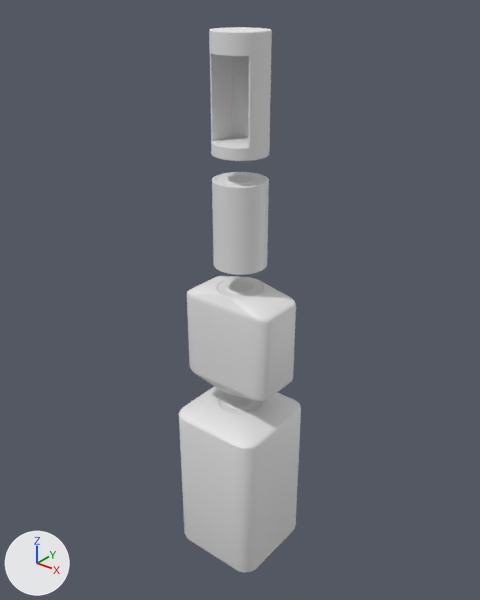
Before and after pictures for a commit that changed the Blender file Assets/hangar-extension-XL.blend.
Before and after are seen from a camera (50 mm lens) standing at (17.9, -22.4, 24.3) and looking at (-0.4, 0.5, 10.1). The axes (+X, +Y, +Z) are drawn at lower left. The lights are the same throughout.
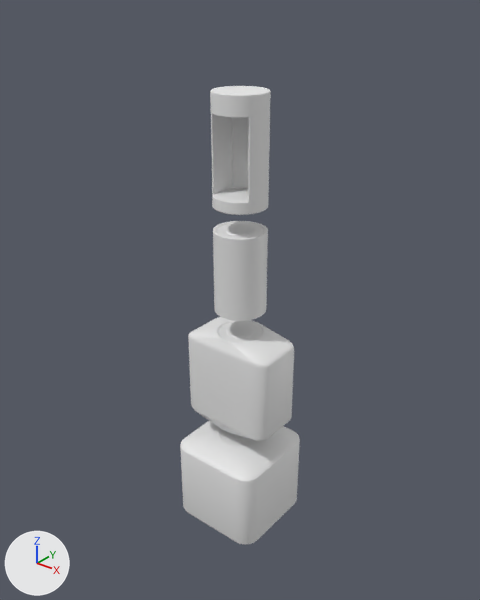
Commit message: Shortened the XL extension.

Location of each change, [x1, y1, x2, y2] in pixels of the pictures (480 x 600 px):
```json
{"object": "Cube", "change": "deleted", "before": [179, 386, 301, 573]}
{"object": "Cube.001", "change": "moved", "before": [187, 276, 296, 401], "after": [188, 317, 294, 441]}
{"object": "hangar-extension-XL", "change": "added", "after": [180, 421, 300, 545]}
{"object": "inline-hangar", "change": "moved", "before": [209, 27, 272, 161], "after": [210, 86, 271, 215]}
{"object": "Cylinder", "change": "moved", "before": [212, 172, 269, 275], "after": [213, 221, 268, 321]}
```

The change, as JSON lines over the scene's bpy script:
```json
{"op": "add", "block": "me_cube_1", "code": ["me_cube_1 = bpy.data.meshes.new('Cube')", "me_cube_1.from_pydata(...)  # 240 vertices, 218 faces; spans x -2.5..2.5, y -2.5..2.5, z 0.0..2.65", "me_cube_1.polygons.foreach_set('use_smooth', [True] * 218)"]}
{"op": "set", "path": "ob_cube_001.location", "old": "(0.0, 0.0, 8.43)", "new": "(0.0, 0.0, 6.09)"}
{"op": "set", "path": "ob_cylinder.location", "old": "(0.0, 0.0, 14.27)", "new": "(0.0, 0.0, 11.94)"}
{"op": "remove", "block": "ob_cube", "code": ["ob_cube = bpy.data.objects.new('Cube', me_cube)", "ob_cube.location = (0.0, 0.0, 0.0)", "_m = ob_cube.modifiers.new('Mirror', 'MIRROR')", "_m.use_axis = (False, False, True)"]}
{"op": "set", "path": "ob_inline_hangar.location", "old": "(0.0, 0.0, 19.89)", "new": "(0.0, 0.0, 17.56)"}
{"op": "add", "block": "ob_hangar_extension_xl", "code": ["ob_hangar_extension_xl = bpy.data.objects.new('hangar-extension-XL', me_cube_1)", "ob_hangar_extension_xl.location = (0.0, 0.0, 0.0)", "_m = ob_hangar_extension_xl.modifiers.new('Mirror', 'MIRROR')", "_m.use_axis = (False, False, True)"]}
```
